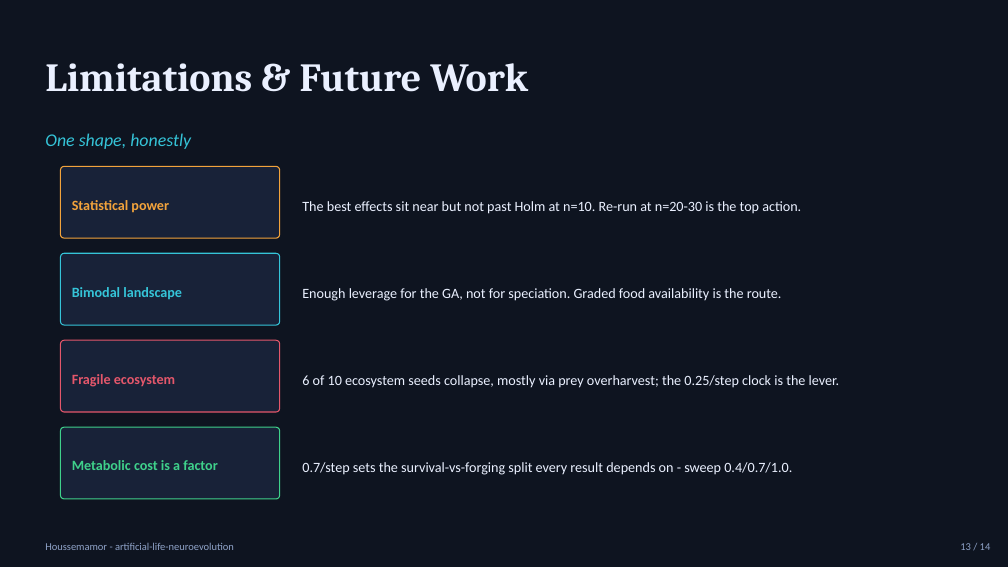
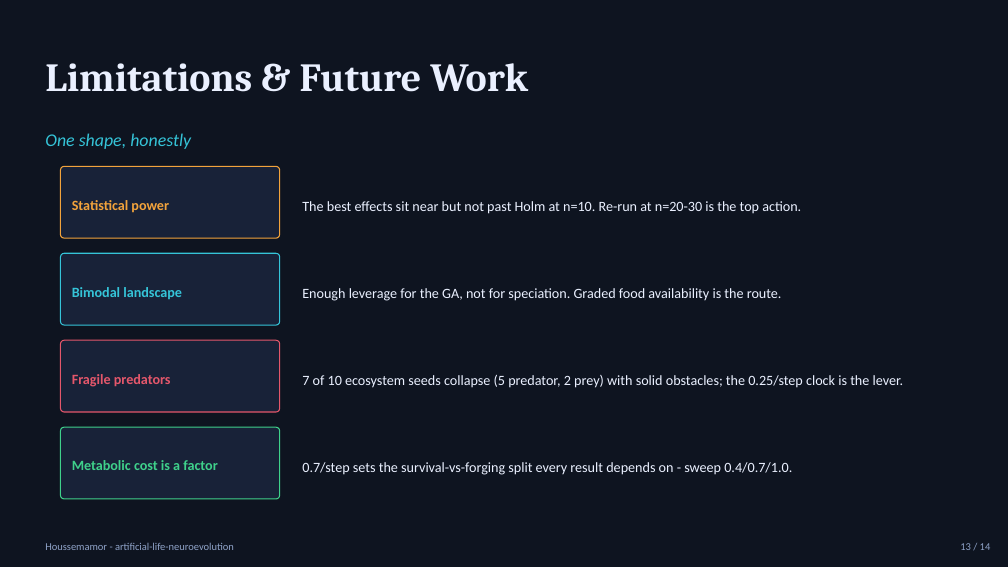
Before and after one commit to Houssemamor/ARTIFICIAL-LIFE-Simulation-Using-Neuroevolution-and-Genetic-Algorithms, a slide deck: slide 13 of docs/presentation_deck.pptx. Drawn at 1008x567 pixels with LibreOffice and Linux fonts; fonts in the diff are those of the drawing. Boxes give left, top, right and bottom in pixels: in the first picture for what was removed or moved away, otherwise in the second. Text is boxed around its words. In the diff, an @@ line names an element or a change of style, - is before the commit and + after.

Commit message:
feat(sim): solidify 40px obstacles and add role-specific coevolution incentives - centralize agent/obstacle geometry and make obstacle sensing, collision separation, rendering, and spawn clearance use the same 40px solid body - recalibrate and regenerate fitness-normalized experiments, showcase, dashboard findings, and presentation artifacts for the new dynamics - add optional prey/predator fitness weight overrides and tune predator weights to reward captures more strongly without changing network topology - fix generalization dashboard takeaway/verdict for non-positive gaps and update docs/tests to reflect regenerated results

```diff
--- a/docs/presentation_deck.pptx
+++ b/docs/presentation_deck.pptx
@@ text at bbox=[72, 374, 171, 387]: text changed @@
-Fragile ecosystem
+Fragile predators
@@ text at bbox=[302, 375, 904, 388]: text changed @@
-6 of 10 ecosystem seeds collapse, mostly via prey overharvest; the 0.25/step clock is the lever.
+7 of 10 ecosystem seeds collapse (5 predator, 2 prey) with solid obstacles; the 0.25/step clock is the lever.
```
Also in this commit, not shown: 9 other slides changed, 47 other files.
